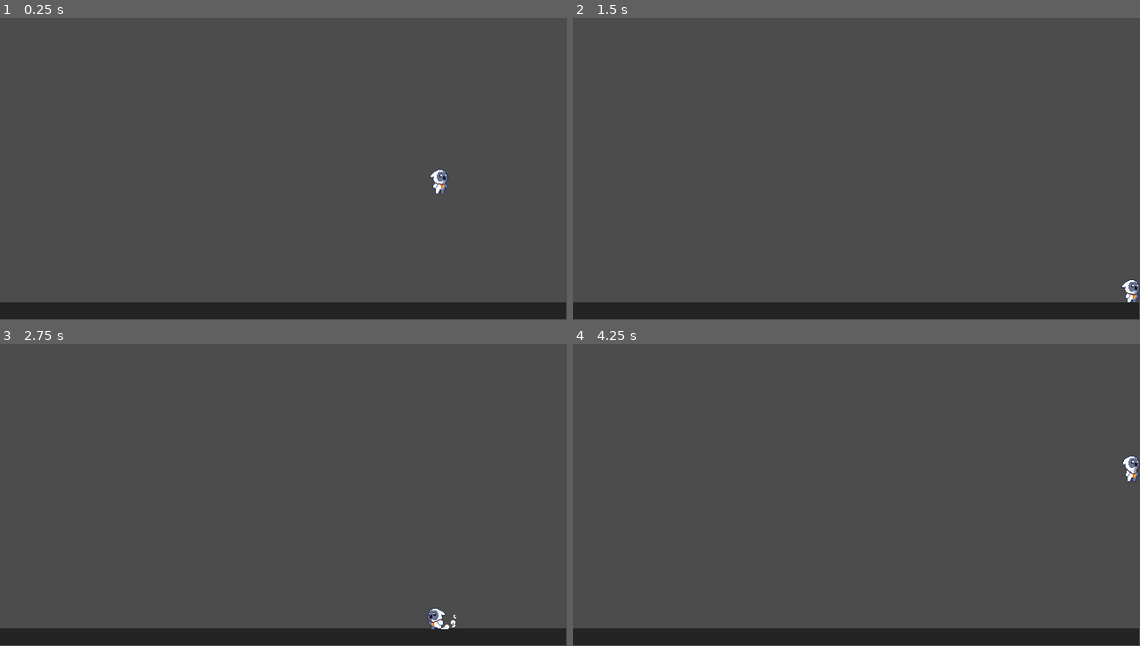
Above: before the commit, frames 1-4 (two rows, left to right).
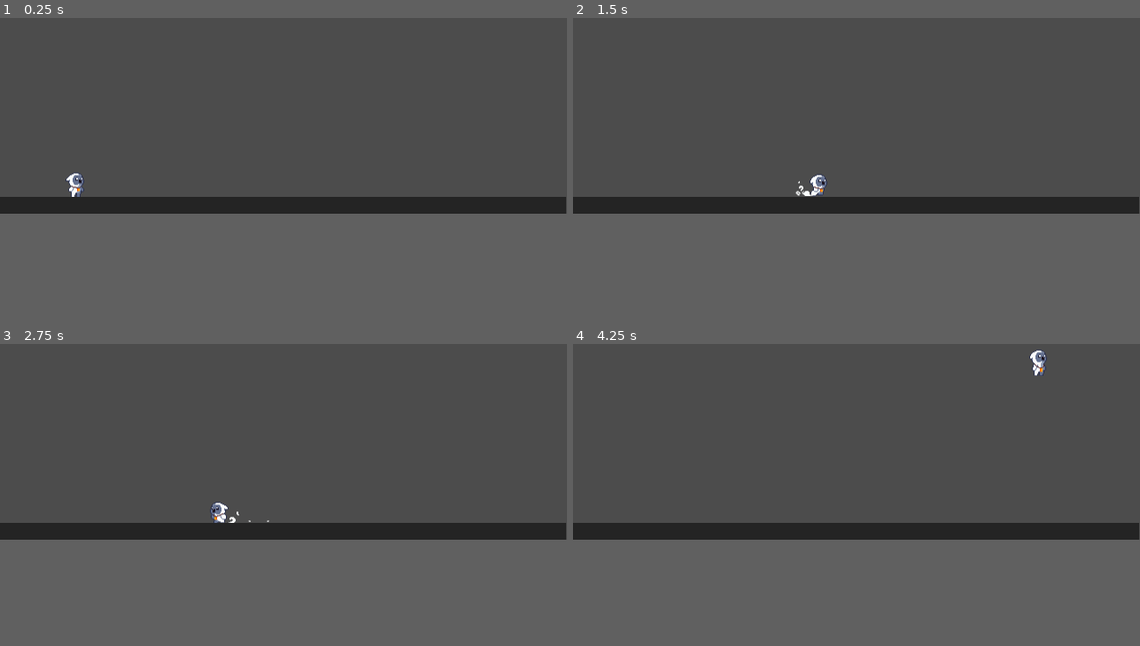
Above: after the commit, the same moments.

Repository: brunolucena/godot_mages_battle
Game: Godot game, scene res://Main/Main.tscn
Two runs of this game, one before a commit and one after it. Both use one fixed random seed, a clock stepped at 60 frames per second and the inputs below.
Inputs:
- Up to frame 1 (0.25 s): no input
- Up to frame 2 (1.5 s): hold D (right) from 0.53 s (still down); tap Space (jump) at 0.6, 0.77, 1.07, 1.35 s
- Up to frame 3 (2.75 s): tap Space (jump) at 1.52, 1.82, 2.1 s; release D (right) at 2.03 s; hold A (left) from 2.03 s (still down)
- Up to frame 4 (4.25 s): release A (left) at 2.78 s; hold D (right) from 2.78 s (still down); tap Space (jump) at 2.85, 3.02, 3.32, 3.6, 3.77, 4.07 s
In our replay, the window is 640x480 before the commit and 640x360 after it. These sizes can differ from the game's own. Grey fills any space a smaller window leaves; there, only what the larger window draws over its background counts as a difference.

The runs differ from the first frame. In frame 1, 11% of the frame differs, in the area x 0-100%, y 50-100%; in frame 2, 11%, in the area x 0-100%, y 51-100%; in frame 3, 11%; in frame 4, 11%.

Commit message:
Adicionar DustJump e Trocar resolução

Diff:
--- a/Main/Main.tscn
+++ b/Main/Main.tscn
@@ -8,3 +8,4 @@
 [node name="Map" parent="." instance=ExtResource( 2 )]
 
 [node name="Player" parent="." instance=ExtResource( 1 )]
+position = Vector2( 87, 324 )
--- a/Map/Map.tscn
+++ b/Map/Map.tscn
@@ -4,7 +4,7 @@
 extents = Vector2( 5, 245 )
 
 [sub_resource type="RectangleShape2D" id=2]
-extents = Vector2( 320, 10 )
+extents = Vector2( 320, 9.5 )
 
 [node name="Map" type="Node"]
 
@@ -21,15 +21,15 @@
 shape = SubResource( 1 )
 
 [node name="StaticBody2D3" type="StaticBody2D" parent="."]
-position = Vector2( 10, 470 )
-
-[node name="CollisionShape2D" type="CollisionShape2D" parent="StaticBody2D3"]
-position = Vector2( 310, 0 )
-shape = SubResource( 2 )
+position = Vector2( 10, 649 )
 
 [node name="ColorRect" type="ColorRect" parent="StaticBody2D3"]
 margin_left = -10.0
-margin_top = -10.0
+margin_top = -308.0
 margin_right = 629.0
-margin_bottom = 9.0
+margin_bottom = -289.0
 color = Color( 0.145098, 0.145098, 0.145098, 1 )
+
+[node name="CollisionShape2D" type="CollisionShape2D" parent="StaticBody2D3"]
+position = Vector2( 310, -299 )
+shape = SubResource( 2 )
--- /dev/null
+++ b/Player/DustJump/DustJump.gd
@@ -0,0 +1,44 @@
+extends Node
+class_name DustJump
+# Handles adding DustJumpAnimatedSprite effects to the Player.
+
+# dust_cooldown  will prevent multiple instances from stacking on each other.
+
+# To trigger the effect, "start" is called passing the position on the map and the
+# node that called it (usually the Player). A new DustJumpAnimatedSprite is then added
+# to the viewport, being freed after playing the animation.
+
+export var dust_cooldown = 0.1
+var active_dusts = {}
+
+onready var dust_jump = $DustJumpAnimatedSprite
+
+# Play the DustJumpAnimatedSprite if it's not on cooldown and bind it's finish function
+func start(_position: Vector2, node: Node) -> void:
+	if is_on_cooldown(node):
+		return
+
+	var new_dust = $DustJumpAnimatedSprite.duplicate()
+	apply_cooldown(_position, new_dust, node)
+
+	new_dust.position = _position
+	get_viewport().add_child(new_dust)
+
+	new_dust.visible = true
+	new_dust.playing = true
+
+	bind_finish(new_dust)
+
+# Free the DustJumpAnimatedSprite when it's animation finishes
+func bind_finish(dust: DustJumpAnimatedSprite):
+	yield(dust, "animation_finished")
+	dust.queue_free()
+
+func is_on_cooldown(node: Node) -> bool:
+	return active_dusts.get(node.get_instance_id(), false)
+
+#
+func apply_cooldown(_position: Vector2, dust: DustJumpAnimatedSprite, node: Node):
+	active_dusts[node.get_instance_id()] = true
+	yield(get_tree().create_timer(dust_cooldown), "timeout")
+	active_dusts.erase(node.get_instance_id())
--- a/Player/DustJump.tscn
+++ b/Player/DustJump/DustJump.tscn
@@ -1,6 +1,8 @@
-[gd_scene load_steps=8 format=2]
+[gd_scene load_steps=10 format=2]
 
 [ext_resource path="res://Player/hero-sprites/2 Owlet_Monster/Double_Jump_Dust_5.png" type="Texture" id=1]
+[ext_resource path="res://Player/DustJump/DustJump.gd" type="Script" id=2]
+[ext_resource path="res://Player/DustJump/DustJumpAnimatedSprite.gd" type="Script" id=3]
 
 [sub_resource type="AtlasTexture" id=1]
 flags = 4
@@ -35,9 +37,13 @@
 "speed": 5.0
 } ]
 
-[node name="DustJump" type="AnimatedSprite"]
+[node name="DustJump" type="Node"]
+script = ExtResource( 2 )
+
+[node name="DustJumpAnimatedSprite" type="AnimatedSprite" parent="."]
+visible = false
 frames = SubResource( 6 )
 animation = "dust"
-frame = 1
+frame = 2
 speed_scale = 2.0
-playing = true
+script = ExtResource( 3 )
--- /dev/null
+++ b/Player/DustJump/DustJumpAnimatedSprite.gd
@@ -0,0 +1,2 @@
+extends AnimatedSprite
+class_name DustJumpAnimatedSprite
--- a/Player/Player.gd
+++ b/Player/Player.gd
@@ -7,7 +7,11 @@
 
 var velocity = Vector2.ZERO
 var can_double_jump := true
+var is_jumping = false
 
+const DustJump := preload("res://Player/DustJump/DustJump.tscn")
+
+onready var dustJump := DustJump.instance()
 
 func _ready() -> void:
 	$AnimationPlayer.play("idle")
@@ -23,12 +27,17 @@
 	if is_on_floor():
 		if velocity.x != 0:
 			$AnimationPlayer.play("run")
+
 			if velocity.x > 0:
 				$DustRunRight.visible = true
 			else:
 				$DustRunLeft.visible = true
 		else:
 			$AnimationPlayer.play("idle")
+
+		if is_jumping:
+			is_jumping = false
+			play_dust_jump_animation()
 
 	get_vertical_input()
 
@@ -48,7 +57,13 @@
 			can_double_jump = true
 			$AnimationPlayer.play("Jump")
 			velocity.y = jump_speed
+			is_jumping = true
+			play_dust_jump_animation()
 		elif can_double_jump:
 			can_double_jump = false
 			$AnimationPlayer.play("Jump")
 			velocity.y = double_jump_speed
+
+func play_dust_jump_animation():
+	get_viewport().add_child(dustJump)
+	dustJump.start(position, self)
--- a/Player/Player.tscn
+++ b/Player/Player.tscn
@@ -3,7 +3,7 @@
 [ext_resource path="res://Player/hero-sprites/2 Owlet_Monster/Owlet_Monster_Idle_4.png" type="Texture" id=1]
 [ext_resource path="res://Player/Player.gd" type="Script" id=2]
 [ext_resource path="res://Player/hero-sprites/2 Owlet_Monster/Owlet_Monster_Run_6.png" type="Texture" id=3]
-[ext_resource path="res://Player/DustRun.tscn" type="PackedScene" id=4]
+[ext_resource path="res://Player/DustRun/DustRun.tscn" type="PackedScene" id=4]
 [ext_resource path="res://Player/hero-sprites/2 Owlet_Monster/Owlet_Monster_Jump_8.png" type="Texture" id=7]
 [ext_resource path="res://Player/hero-sprites/2 Owlet_Monster/Owlet_Monster_Attack1_4.png" type="Texture" id=8]
 
@@ -417,7 +417,7 @@
 [node name="DustRunRight" parent="." instance=ExtResource( 4 )]
 visible = false
 position = Vector2( -7, -1 )
-frame = 2
+frame = 5
 speed_scale = 1.5
 
 [node name="DustRunLeft" parent="." instance=ExtResource( 4 )]
@@ -425,7 +425,7 @@
 position = Vector2( 8, 0 )
 rotation = -3.14159
 scale = Vector2( 1, -1 )
-frame = 0
+frame = 2
 
 [node name="AnimationPlayer" type="AnimationPlayer" parent="."]
 playback_speed = 0.8
--- a/project.godot
+++ b/project.godot
@@ -7,6 +7,22 @@
 ;   param=value ; assign values to parameters
 
 config_version=4
+
+_global_script_classes=[ {
+"base": "Node",
+"class": "DustJump",
+"language": "GDScript",
+"path": "res://Player/DustJump/DustJump.gd"
+}, {
+"base": "AnimatedSprite",
+"class": "DustJumpAnimatedSprite",
+"language": "GDScript",
+"path": "res://Player/DustJump/DustJumpAnimatedSprite.gd"
+} ]
+_global_script_class_icons={
+"DustJump": "",
+"DustJumpAnimatedSprite": ""
+}
 
 [application]
 
@@ -21,10 +37,10 @@
 [display]
 
 window/integer_resolution_handler/base_width=640
-window/integer_resolution_handler/base_height=480
+window/integer_resolution_handler/base_height=360
 window/size/width=640
-window/size/height=480
-window/stretch/mode="viewport"
+window/size/height=360
+window/stretch/mode="2d"
 window/stretch/aspect="keep"
 
 [editor_plugins]
Renamed: Player/DustRun.tscn -> Player/DustRun/DustRun.tscn
